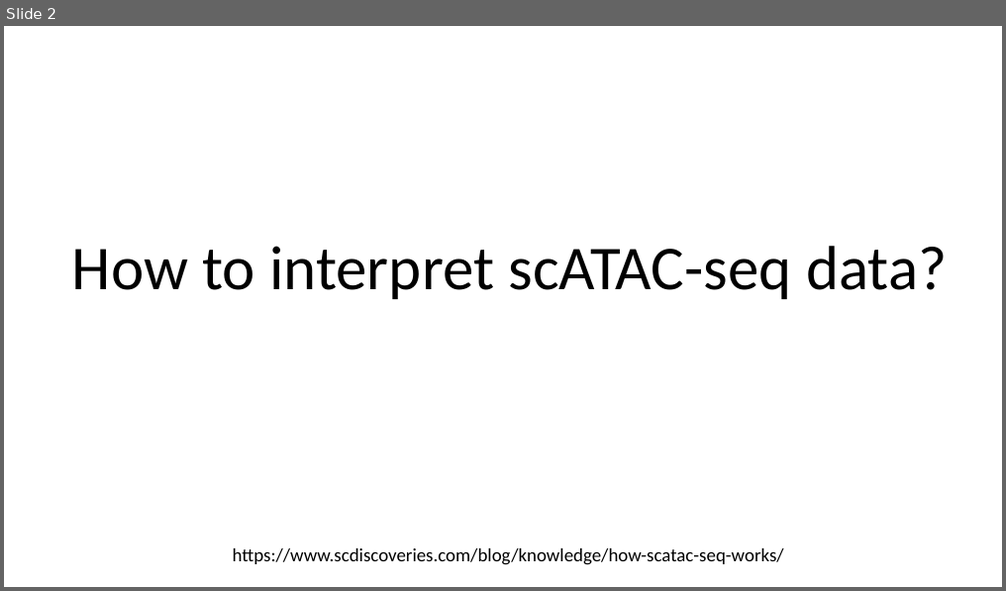
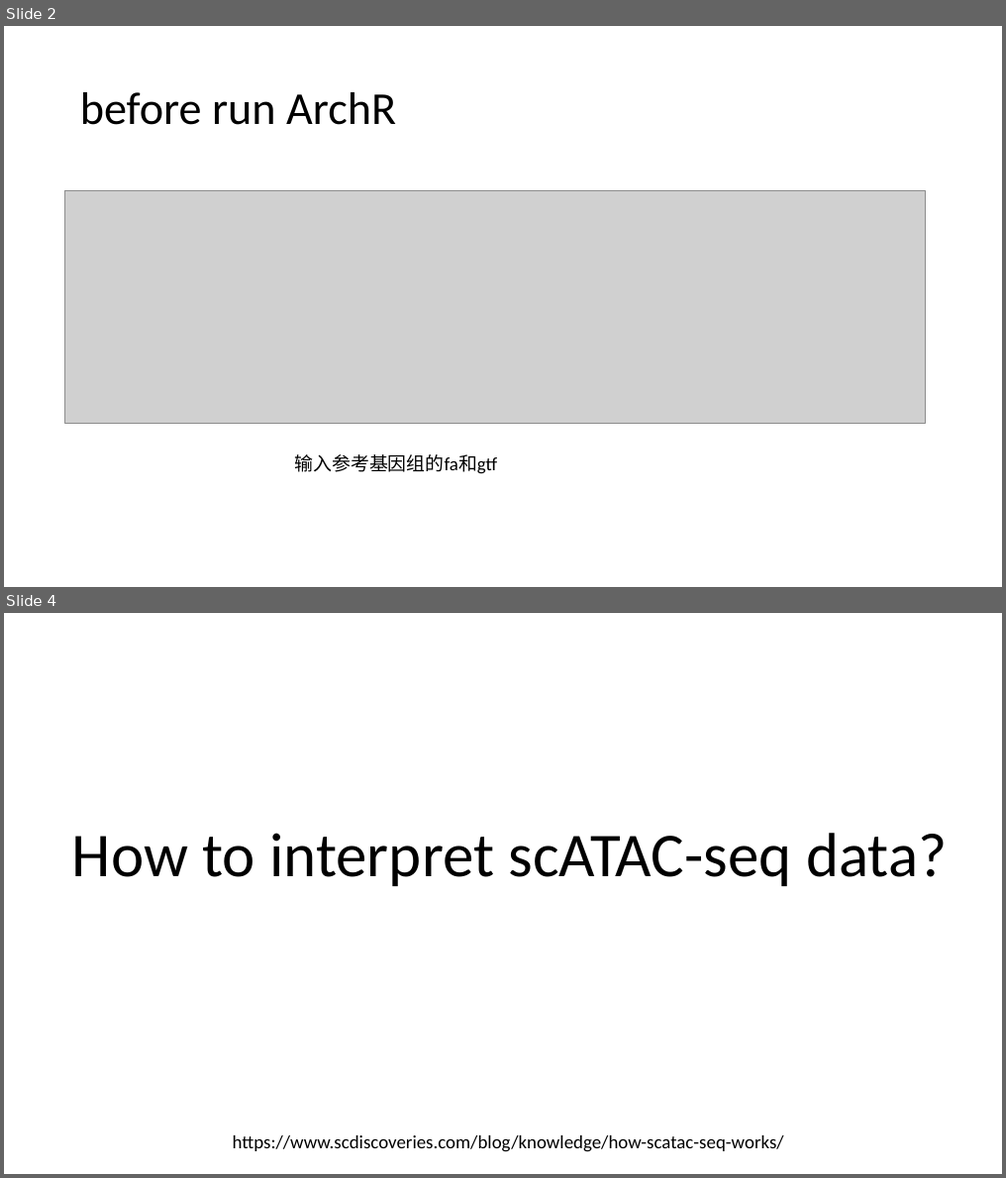
Before and after one commit to ydgenomics/omics4plant, a slide deck: SOFTWARE/ArchR/NOTEs/NOTE-archr/archr-atac.pptx. Shown one above the other, each under a label of ours: slide 2 before the commit, slides 2 and 4 after it; the slides between them are not shown. The pictures are 1006x591 and 1006x1178 pixels, drawn with LibreOffice and Linux fonts; fonts in the diff are those of the drawing; grey boxes stand for pictures. Boxes give left, top, right and bottom in pixels: in the first picture for what was removed or moved away, otherwise in the second. Text is boxed around its words. In the diff, an @@ line names an element or a change of style, - is before the commit and + after.

```diff
--- a/SOFTWARE/ArchR/NOTEs/NOTE-archr/archr-atac.pptx
+++ b/SOFTWARE/ArchR/NOTEs/NOTE-archr/archr-atac.pptx
@@ slide 2 added at <box>4,26,1002,587</box>, background #FFFFFF @@
@@ title added at <box>80,92,396,125</box>, 44 pt, text #000000 @@
+before run ArchR
@@ picture added at <box>64,190,926,424</box> @@
@@ text added at <box>294,455,497,474</box>, 18 pt, text #000000 @@
+输入参考基因组的fa和gtf
@@ what was slide 2 is now slide 4 @@
```
Also in this commit, not shown: 1 other slide added, 1 slide removed, 20 other files.
